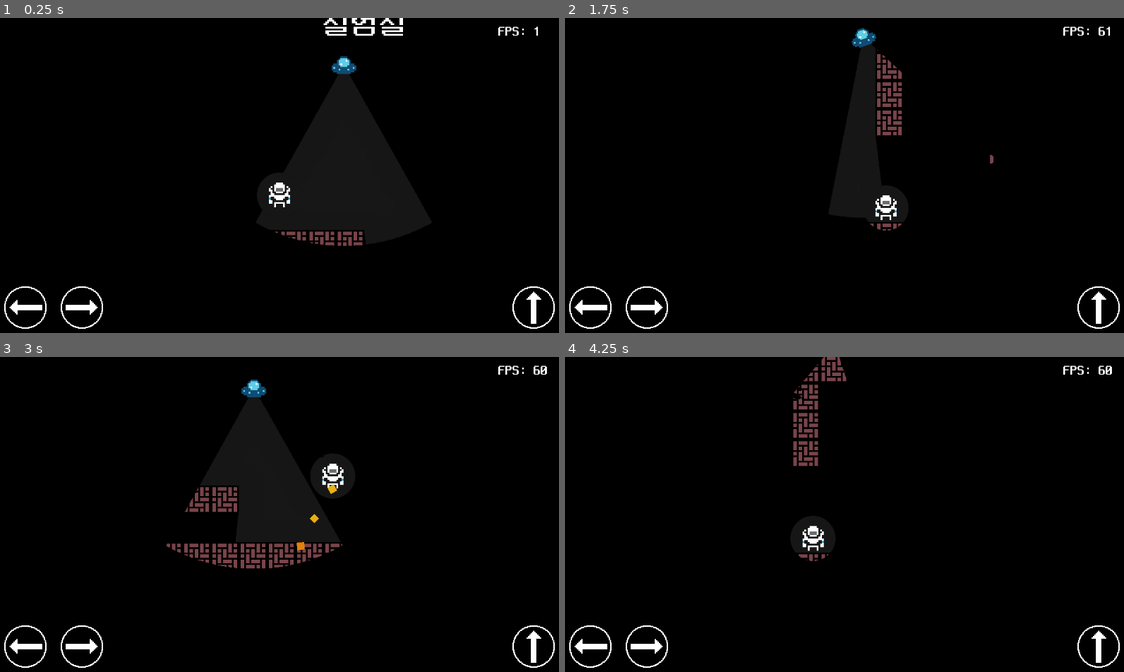
Above: before the commit, frames 1-4 (two rows, left to right).
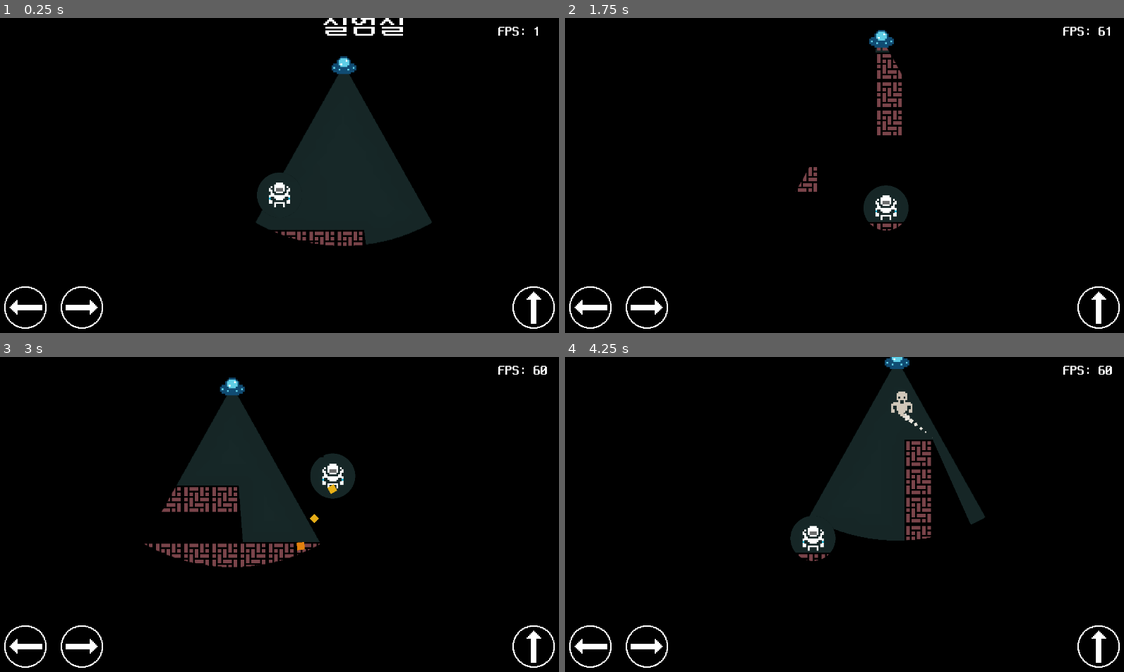
Above: after the commit, the same moments.

Repository: rhdehgks/Defense
Game: Godot game, scene res://game_screen/game.tscn
Two runs of this game, one before a commit and one after it. Both use one fixed random seed, a clock stepped at 60 frames per second and the inputs below.
Inputs:
- Up to frame 1 (0.25 s): no input
- Up to frame 2 (1.75 s): hold Right (ui_right) 0.53-1.28 s; hold Left (ui_left) from 1.28 s (still down)
- Up to frame 3 (3 s): release Left (ui_left) at 2.03 s; hold Right (ui_right) 2.03-2.78 s; hold Up (ui_up) from 2.78 s (still down)
- Up to frame 4 (4.25 s): release Up (ui_up) at 3.53 s; hold Left (ui_left) from 3.53 s (still down)

The runs differ from the first frame. In frame 2, 0.5% of the frame differs, in the area x 41-77%, y 3-56%; in frame 3, 2.1%; in frame 4, 8.8%, in the area x 40-76%, y 0-59%.

Commit message:
UFO 충돌 수정

Diff:
--- a/game_screen/game.tscn
+++ b/game_screen/game.tscn
@@ -65,7 +65,7 @@
 offset_bottom = 2400.0
 grow_horizontal = 2
 grow_vertical = 2
-color = Color(0.0980392, 0.0980392, 0.0980392, 1)
+color = Color(0.0980392, 0.156863, 0.156863, 1)
 
 [node name="World" type="Control" parent="Screen"]
 layout_mode = 1
--- a/game_screen/ghost.tscn
+++ b/game_screen/ghost.tscn
@@ -45,10 +45,12 @@
 script = ExtResource("1_6bt7a")
 
 [node name="GPUParticles2D" type="GPUParticles2D" parent="RigidBody2D"]
+light_mask = 3
 position = Vector2(0, 11)
 process_material = SubResource("ParticleProcessMaterial_vuv1k")
 
 [node name="Sprite2D" type="Sprite2D" parent="RigidBody2D"]
+light_mask = 3
 texture = ExtResource("2_hxgm2")
 
 [node name="Timer" type="Timer" parent="RigidBody2D"]
--- a/game_screen/ufo.tscn
+++ b/game_screen/ufo.tscn
@@ -12,7 +12,7 @@
 
 [node name="UFO" type="RigidBody2D"]
 collision_layer = 2
-collision_mask = 3
+collision_mask = 6
 physics_material_override = SubResource("PhysicsMaterial_ej6p6")
 gravity_scale = 0.0
 continuous_cd = 2
Not shown, changed: export/apk/Defense.apk
Not shown, changed: export/apk/Defense.apk.idsig
